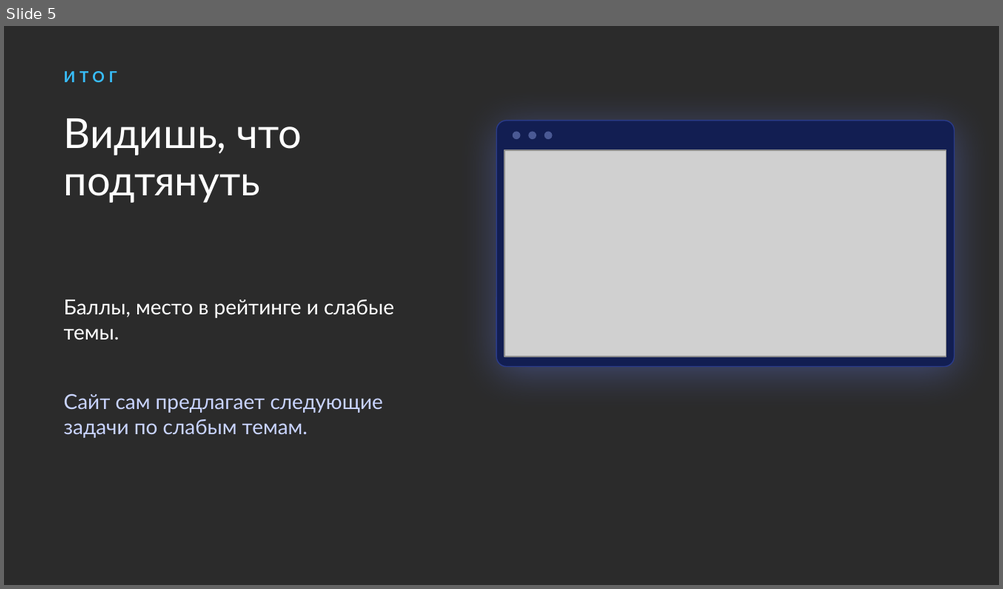
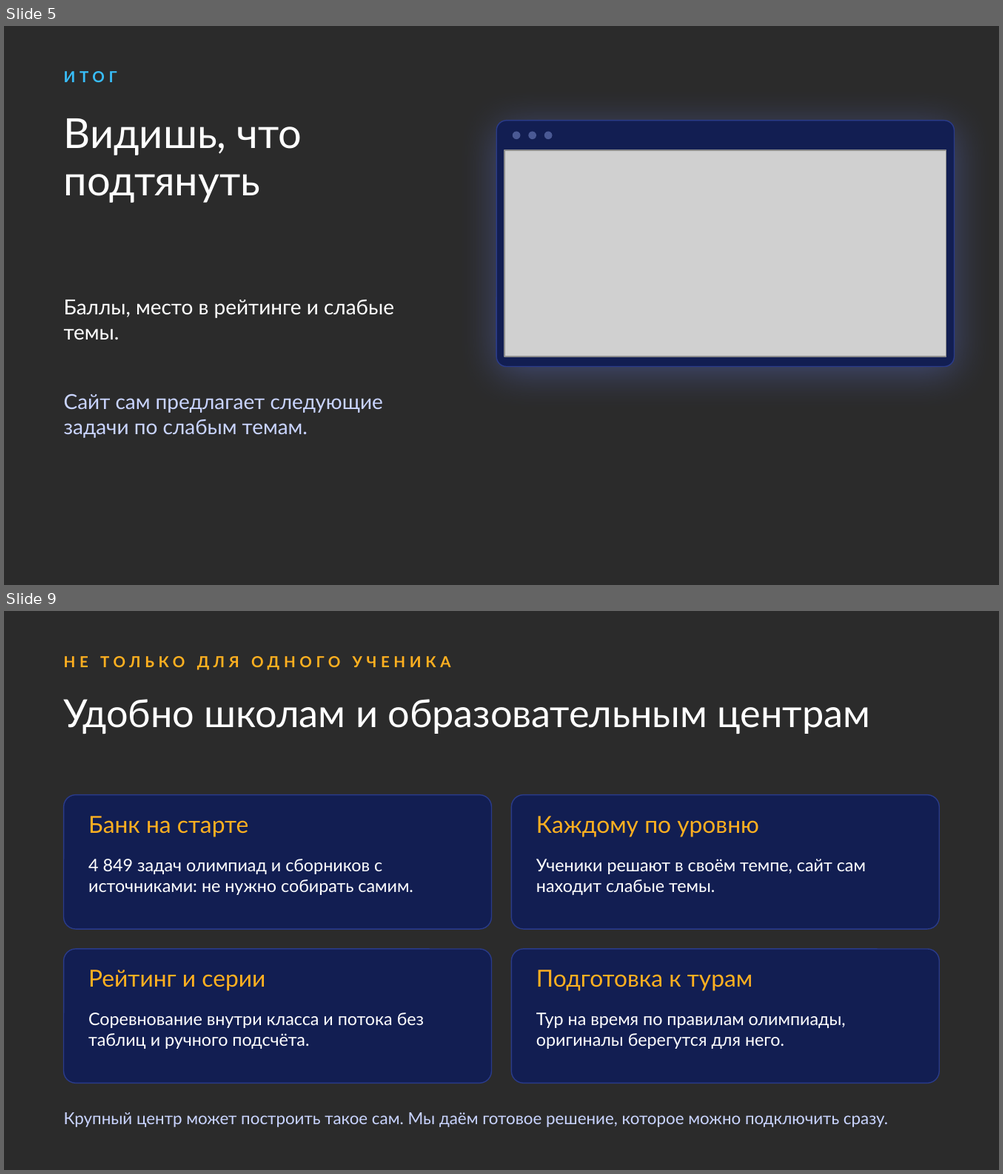
Before and after one commit to nagayevarsen/olymp-trainer, a slide deck: docs/handoff/olymp-trainer.pptx. Shown one above the other, each under a label of ours: slide 5 before the commit, slides 5 and 9 after it; the slides between them are not shown. The pictures are 1003x589 and 1003x1174 pixels, drawn with LibreOffice and Linux fonts; fonts in the diff are those of the drawing; grey boxes stand for pictures; background and template pictures are left out; a plain dark background stands for a picture behind light text. Boxes give left, top, right and bottom in pixels: in the first picture for what was removed or moved away, otherwise in the second. Text is boxed around its words. In the diff, an @@ line names an element or a change of style, - is before the commit and + after.

Commit message:
Презентация: vs, слайд для образовательных центров, задача 7 класса, ответ на загадку в финале; 25 новых шаблонов по олимпиадам

```diff
--- a/docs/handoff/olymp-trainer.pptx
+++ b/docs/handoff/olymp-trainer.pptx
@@ slide 9 added at (4, 611, 999, 1170), background picture (left out) @@
@@ text added at (64, 656, 451, 670), 11 pt, text #FFB020, bold @@
+НЕ ТОЛЬКО ДЛЯ ОДНОГО УЧЕНИКА
@@ text added at (64, 699, 870, 734), 28 pt, text #FFFFFF @@
+Удобно школам и образовательным центрам
@@ rounded rectangle added at (64, 795, 492, 929), fill #121E52, outline #2A3B8A 0.75 pt @@
@@ rounded rectangle added at (511, 795, 939, 929), fill #121E52, outline #2A3B8A 0.75 pt @@
@@ text added at (88, 816, 248, 837), 17 pt, text #FFB020 @@
+Банк на старте
@@ text added at (536, 816, 759, 837), 17 pt, text #FFB020 @@
+Каждому по уровню
@@ text added at (88, 859, 412, 895), 12.5 pt, text #FFFFFF @@
+4 849 задач олимпиад и сборников с источниками: не нужно собирать самим.
@@ text added at (536, 859, 865, 895), 12.5 pt, text #FFFFFF @@
+Ученики решают в своём темпе, сайт сам находит слабые темы.
@@ rounded rectangle added at (64, 949, 492, 1083), fill #121E52, outline #2A3B8A 0.75 pt @@
@@ rounded rectangle added at (511, 949, 939, 1083), fill #121E52, outline #2A3B8A 0.75 pt @@
@@ text added at (88, 970, 265, 991), 17 pt, text #FFB020 @@
+Рейтинг и серии
@@ text added at (536, 970, 752, 991), 17 pt, text #FFB020 @@
+Подготовка к турам
@@ text added at (88, 1013, 424, 1049), 12.5 pt, text #FFFFFF @@
+Соревнование внутри класса и потока без таблиц и ручного подсчёта.
@@ text added at (536, 1013, 845, 1049), 12.5 pt, text #FFFFFF @@
+Тур на время по правилам олимпиады, оригиналы берегутся для него.
@@ text added at (64, 1113, 888, 1128), 12 pt, text #C9D4FF @@
+Крупный центр может построить такое сам. Мы даём готовое решение, которое можно подключить сразу.
```
Also in this commit, not shown: 4 slides changed, 1 other slide added, 1 slide removed, 25 other files.
